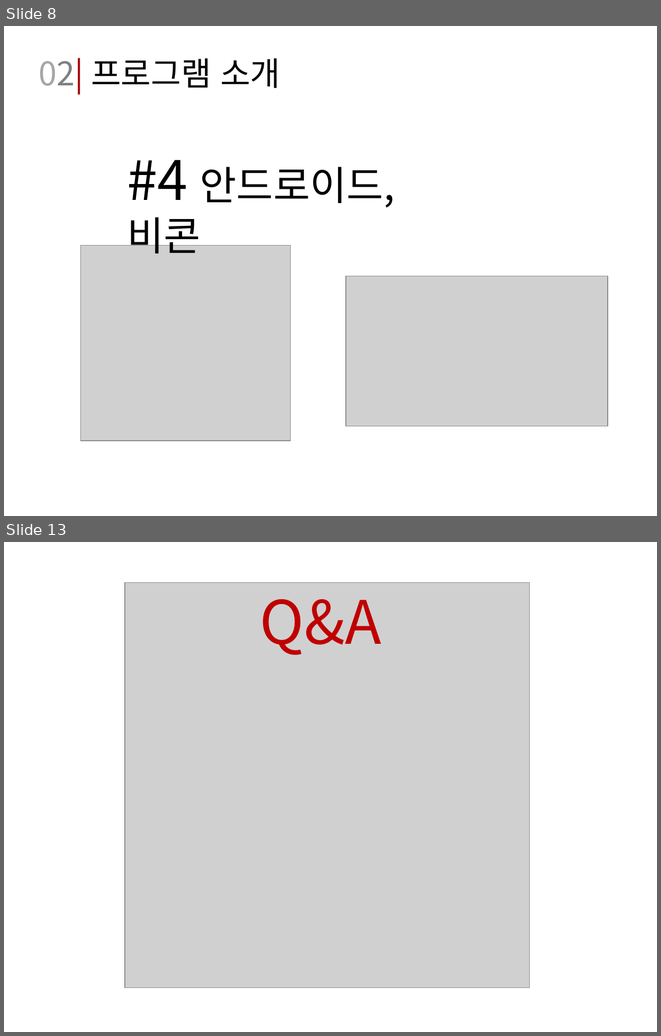
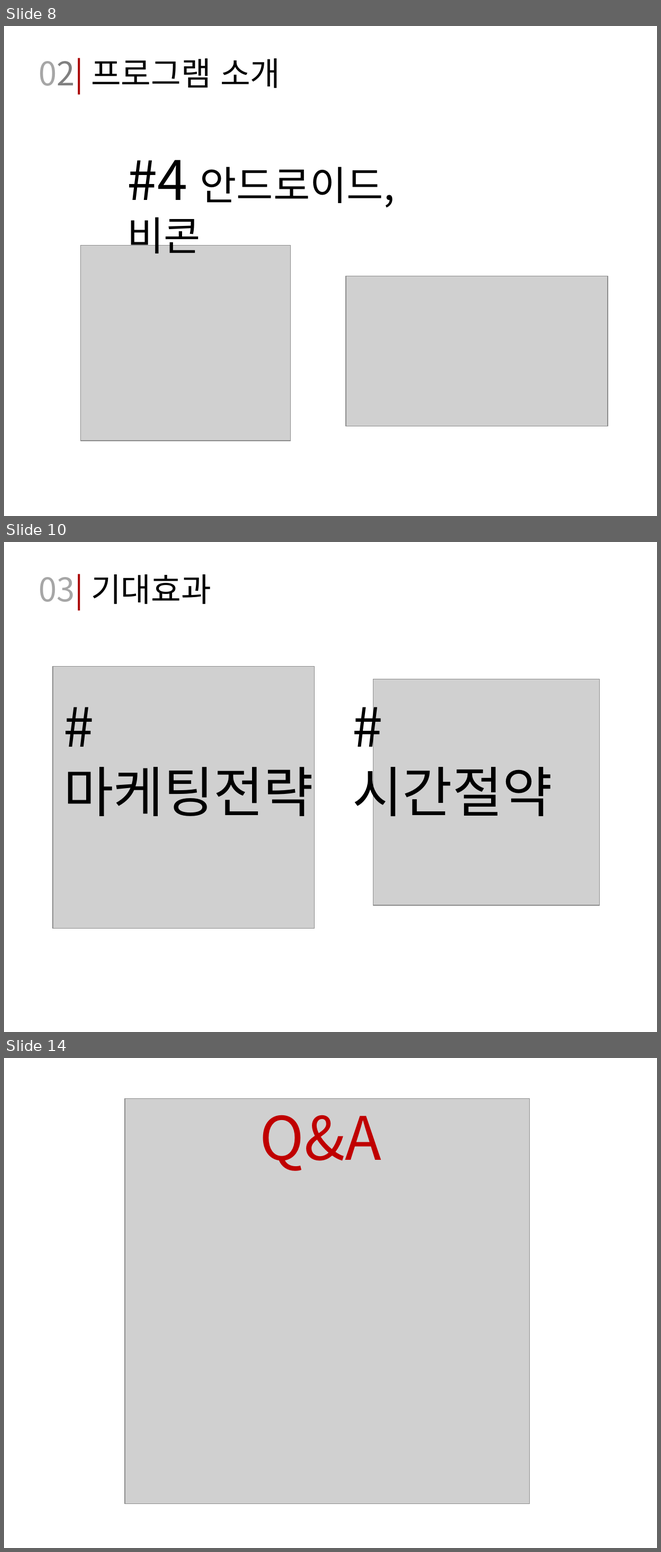
Before and after one commit to Jong-min/Soft_Project, a slide deck: 2016_0316_Presentation/CDP-12_1603016.pptx. Shown one above the other, each under a label of ours: slides 8 and 13 before the commit, slides 8, 10 and 14 after it; the slides between them are not shown. The pictures are 661x1036 and 661x1552 pixels, drawn with LibreOffice and Linux fonts; fonts in the diff are those of the drawing; grey boxes stand for pictures. Boxes give left, top, right and bottom in pixels: in the first picture for what was removed or moved away, otherwise in the second. Text is boxed around its words. In the diff, an @@ line names an element or a change of style, - is before the commit and + after.

```diff
--- a/2016_0316_Presentation/CDP-12_1603016.pptx
+++ b/2016_0316_Presentation/CDP-12_1603016.pptx
@@ slide 10 added at (4,542,657,1032), background #FFFFFF @@
@@ text added at (38,574,211,610), 36 pt, text #000000 @@
+03| 기대효과
@@ picture added at (53,666,315,928) @@
@@ picture added at (373,679,599,905) @@
@@ text added at (352,757,553,826), 60 pt, text #000000 @@
+# 시간절약
@@ text added at (63,767,314,816), 60 pt, text #000000 @@
+# 마케팅전략
@@ what was slide 13 is now slide 14 @@
```
Also in this commit, not shown: 7 slides changed.
